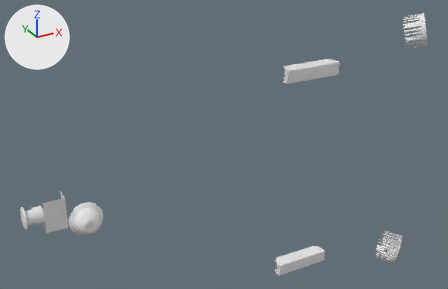
Two versions of the OBJ model dyna_taku/assets/meshes/agv_base_link_surface_2.obj, one commit apart.
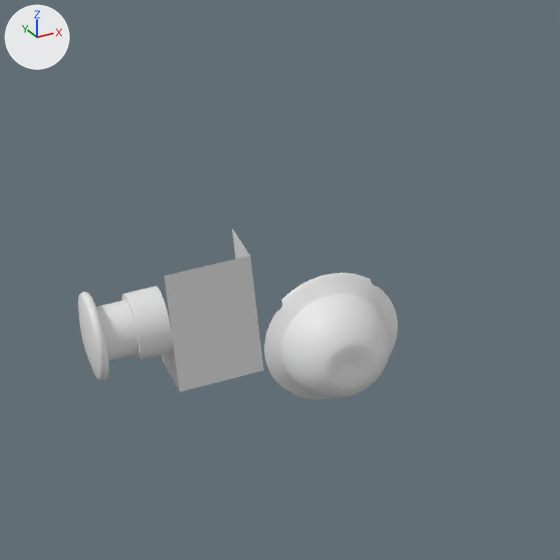
There are two pictures of each version: one whole from a 50 mm lens placed at (-0.547, -1.136, 0.501), pointed at (-0.035, -0.204, 0.035), one close up on the part from 0% to 32% of the width and 45% to 96% of the height. Lighting does not change. The marker at upper left points along +X, +Y and +Z. The older version's two pictures come first. Where no turn or scale is listed for an object, it has been applied to the vertices. Vertices at exactly the same position are counted once.

Objects in the first close-up: 'agv_base_000.obj'.
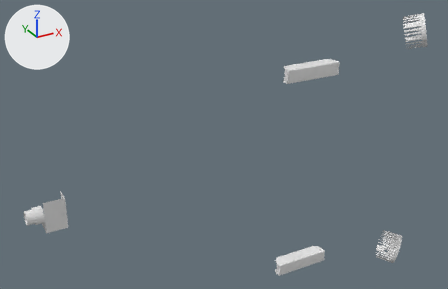
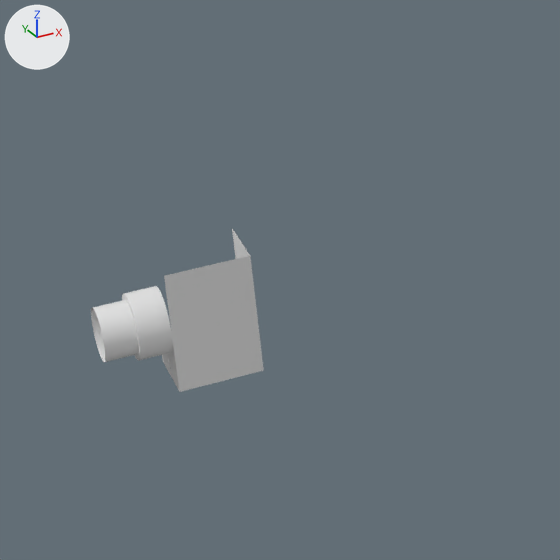
Where the change shows, as pixel boxes [x1, y1, x2, y2] in the close-ups (560 x 560 px):
'agv_base_000.obj', reshaped: before [78, 228, 398, 400]; after [91, 228, 264, 392]
part 1 of me_agv_base_000_obj, deleted: before [264, 273, 398, 400]
part 2 of me_agv_base_000_obj, deleted: before [78, 292, 109, 381]

The change in detail:
me_agv_base_000_obj is used by ob_agv_base_000_obj; location (0.0, 0.0, 0.0).
me_agv_base_000_obj had 3093 vertices, 5235 faces and spanned x -0.399..0.341, y -0.35..-0.101, z -0.266..0.266.
me_agv_base_000_obj now has 1924 vertices, 2975 faces and spans x -0.393..0.341, y -0.35..-0.105, z -0.266..0.266.
me_agv_base_000_obj part 1: the loose piece of 843 vertices spanning x -0.355..-0.3, y -0.312..-0.285, z -0.029..0.029 is deleted.
me_agv_base_000_obj part 2: 326 vertices removed from x -0.399..-0.393, y -0.142..-0.101, z -0.086..-0.044.
